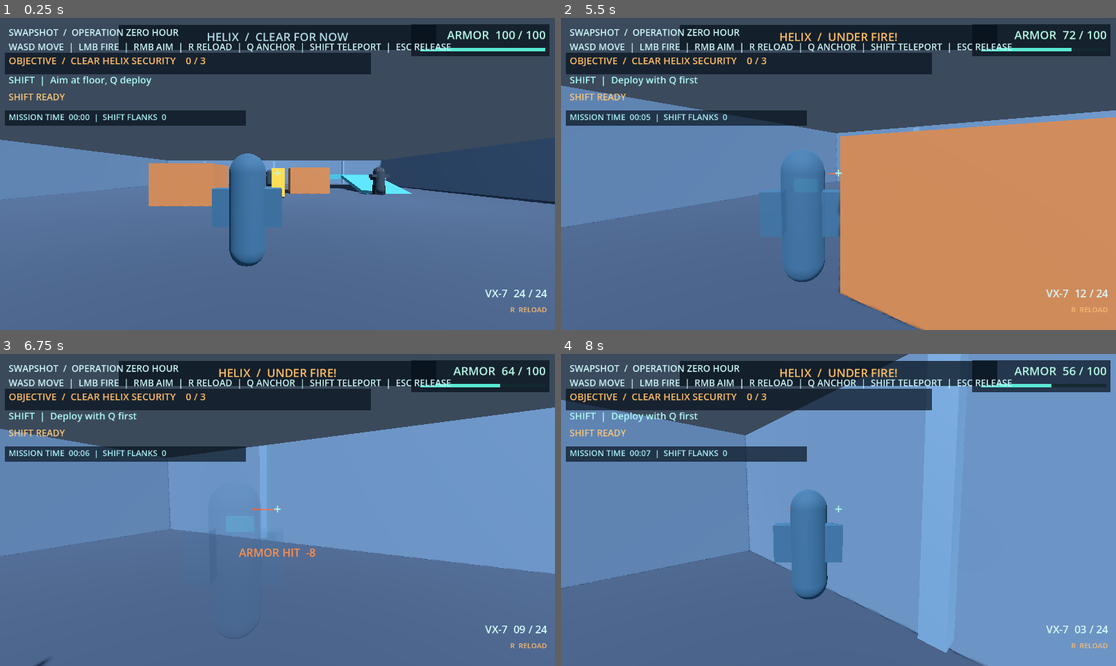
Above: before the commit, frames 1-4 (two rows, left to right).
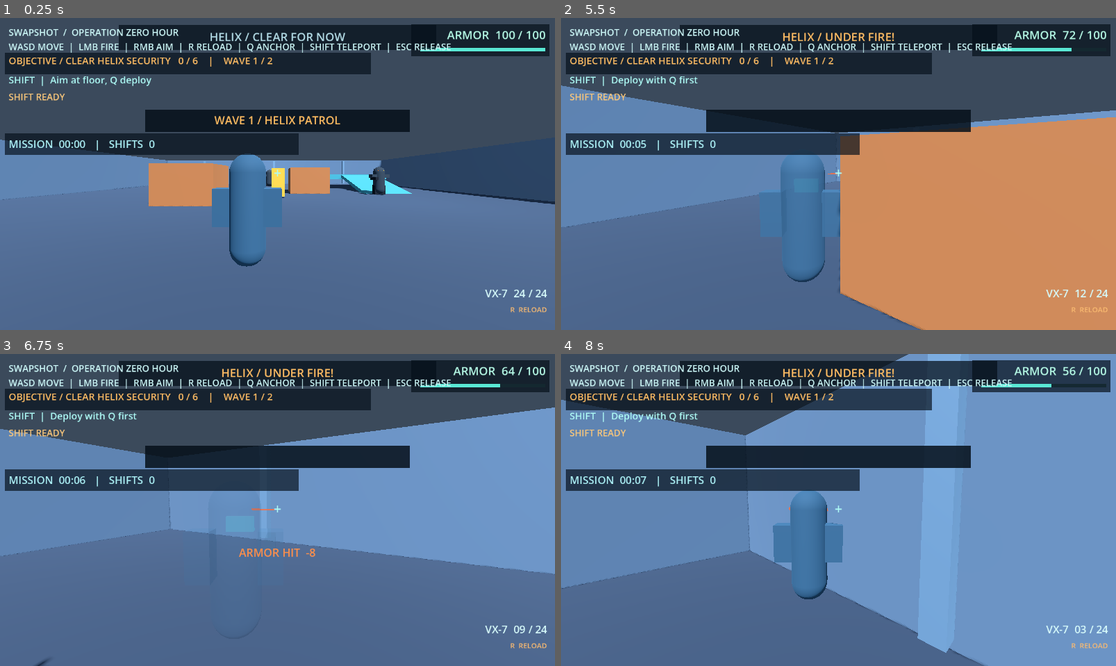
Above: after the commit, the same moments.

Repository: mishraaditya595/swapshot
Game: Godot game, scene res://scenes/main.tscn
Same seed, same stepped clock (60 frames per second), same inputs: the game is played once before the commit and once after it.
Inputs (mouse positions are in pixels of both pictures, inside the frame that each line leads up to):
- Up to frame 1 (0.25 s): no input
- Up to frame 2 (5.5 s): tap Enter at 0.5, 0.8, 1.35, 3.05, 5.3 s; move the mouse to (960, 158) at 0.52 s; press the mouse at (960, 158) at 0.53 s; hold D (move_right) 0.53-1.28 s; move the mouse to (810, 174) at 1.27 s; release the mouse at (810, 174) at 1.28 s; hold W (move_forward) from 1.28 s (still down); click (810, 174) at 1.42 s; tap Keypad Enter at 1.55, 2.1, 3.8 s; move the mouse to (849, 167) at 2.02 s; press the mouse at (849, 167) at 2.03 s; move the mouse to (832, 180) at 2.77 s; release the mouse at (832, 180) at 2.78 s; right-click (832, 180) at 2.85 s; click (832, 180) at 2.92 s; move the mouse to (877, 177) at 3.52 s; hold Q (deploy_anchor) 3.53-4.28 s; click (877, 177) at 3.67 s; move the mouse to (794, 170) at 4.27 s; click (794, 170) at 4.35 s; move the mouse to (844, 174) at 5.02 s; hold Shift (shift_teleport) from 5.03 s (still down); click (844, 174) at 5.17 s
- Up to frame 3 (6.75 s): move the mouse to (255, 503) at 5.77 s; release W (move_forward) at 5.78 s; release Shift (shift_teleport) at 5.78 s; hold D (move_right) 5.78-6.53 s; tap Enter at 5.85 s; click (255, 503) at 5.92 s; tap Keypad Enter at 6.05, 6.6 s; move the mouse to (305, 510) at 6.52 s; press the mouse at (305, 510) at 6.53 s; hold W (move_forward) from 6.53 s (still down)
- Up to frame 4 (8 s): keep holding W (move_forward); move the mouse to (810, 510) at 7.27 s; release the mouse at (810, 510) at 7.28 s; click (810, 510) at 7.35 s; tap Enter at 7.55 s

The runs differ from the first frame. In frame 1, 8.3% of the frame differs, in the area x 0-74%, y 4-44%; in frame 2, 8.6%; in frame 3, 8.7%; in frame 4, 9.1%.

Commit message:
MS-06: add safe telegraphed second-wave response to lengthen firefight

Diff:
--- a/scenes/levels/ms06_firefight.tscn
+++ b/scenes/levels/ms06_firefight.tscn
@@ -24,21 +24,46 @@
 
 [node name="ElapsedBackdrop" type="ColorRect" parent="MissionHUD"]
 offset_left = 10.0
-offset_top = 192.0
-offset_right = 510.0
-offset_bottom = 224.0
+offset_top = 239.0
+offset_right = 620.0
+offset_bottom = 285.0
 mouse_filter = 2
 color = Color(0.02, 0.06, 0.1, 0.68)
 
 [node name="Elapsed" type="Label" parent="MissionHUD"]
 offset_left = 18.0
-offset_top = 193.0
-offset_right = 510.0
-offset_bottom = 226.0
+offset_top = 246.0
+offset_right = 610.0
+offset_bottom = 283.0
 mouse_filter = 2
 theme_override_colors/font_color = Color(0.67, 0.94, 0.96, 1)
-theme_override_font_sizes/font_size = 17
-text = "MISSION TIME  00:00  |  SHIFT FLANKS  0"
+theme_override_font_sizes/font_size = 22
+text = "MISSION  00:00  |  SHIFTS  0"
+
+[node name="WaveBannerBackdrop" type="ColorRect" parent="MissionHUD"]
+anchors_preset = 5
+anchor_left = 0.5
+anchor_right = 0.5
+offset_left = -275.0
+offset_top = 190.0
+offset_right = 275.0
+offset_bottom = 237.0
+mouse_filter = 2
+color = Color(0.02, 0.06, 0.10, 0.85)
+
+[node name="WaveBanner" type="Label" parent="MissionHUD"]
+anchors_preset = 5
+anchor_left = 0.5
+anchor_right = 0.5
+offset_left = -266.0
+offset_top = 196.0
+offset_right = 266.0
+offset_bottom = 235.0
+mouse_filter = 2
+theme_override_colors/font_color = Color(1.0, 0.74, 0.38, 1)
+theme_override_font_sizes/font_size = 23
+horizontal_alignment = 1
+text = "WAVE 1 / HELIX PATROL"
 
 [node name="Outcome" type="CanvasLayer" parent="."]
 layer = 15
@@ -56,49 +81,67 @@
 anchor_top = 0.5
 anchor_right = 0.5
 anchor_bottom = 0.5
-offset_left = -345.0
-offset_top = -158.0
-offset_right = 345.0
-offset_bottom = 158.0
+offset_left = -420.0
+offset_top = -200.0
+offset_right = 420.0
+offset_bottom = 200.0
 color = Color(0.07, 0.13, 0.18, 0.98)
 
 [node name="Kicker" type="Label" parent="Outcome/Card"]
 offset_left = 30.0
 offset_top = 22.0
-offset_right = 660.0
-offset_bottom = 53.0
+offset_right = 810.0
+offset_bottom = 61.0
 mouse_filter = 2
 theme_override_colors/font_color = Color(0.6, 0.8, 0.86, 1)
-theme_override_font_sizes/font_size = 17
+theme_override_font_sizes/font_size = 22
 text = "HELIX FACILITY  /  OPERATION ZERO HOUR"
 horizontal_alignment = 1
 
 [node name="Title" type="Label" parent="Outcome/Card"]
 offset_left = 22.0
-offset_top = 60.0
-offset_right = 668.0
-offset_bottom = 126.0
+offset_top = 70.0
+offset_right = 818.0
+offset_bottom = 145.0
 mouse_filter = 2
 theme_override_colors/font_color = Color(0.4, 1, 0.9, 1)
-theme_override_font_sizes/font_size = 42
+theme_override_font_sizes/font_size = 48
 text = "SECTOR SECURED"
 horizontal_alignment = 1
 
 [node name="Details" type="Label" parent="Outcome/Card"]
 offset_left = 24.0
-offset_top = 139.0
-offset_right = 666.0
-offset_bottom = 250.0
+offset_top = 159.0
+offset_right = 816.0
+offset_bottom = 312.0
 mouse_filter = 2
 theme_override_colors/font_color = Color(0.88, 0.94, 0.96, 1)
-theme_override_font_sizes/font_size = 19
-text = "GUARDS NEUTRALIZED  3 / 3"
+theme_override_font_sizes/font_size = 25
+text = "GUARDS NEUTRALIZED  6 / 6"
 horizontal_alignment = 1
 
 [node name="ReplayButton" type="Button" parent="Outcome/Card"]
-offset_left = 174.0
-offset_top = 259.0
-offset_right = 516.0
-offset_bottom = 300.0
-theme_override_font_sizes/font_size = 20
+offset_left = 218.0
+offset_top = 323.0
+offset_right = 622.0
+offset_bottom = 378.0
+theme_override_font_sizes/font_size = 25
 text = "REPLAY ENCOUNTER  [ENTER]"
+
+[node name="ReinforcementWest" parent="." instance=ExtResource("2_trooper")]
+position = Vector3(-11.2, 1.03, -10.8)
+max_health = 120.0
+shot_damage = 9.0
+fire_interval_seconds = 1.60
+
+[node name="ReinforcementNorth" parent="." instance=ExtResource("2_trooper")]
+position = Vector3(0.0, 1.03, -12.8)
+max_health = 120.0
+shot_damage = 9.0
+fire_interval_seconds = 1.60
+
+[node name="ReinforcementHigh" parent="." instance=ExtResource("2_trooper")]
+position = Vector3(10.8, 2.48, -11.0)
+max_health = 120.0
+shot_damage = 9.0
+fire_interval_seconds = 1.60
--- a/scripts/ms06_mission.gd
+++ b/scripts/ms06_mission.gd
@@ -1,18 +1,33 @@
 extends Node3D
-## MS-06 encounter authority: objective, result, and whole-scene replay.
+## One encounter authority. Reserve guards are collision-free until safe activation.
 
 signal phase_changed(next_phase: int)
+signal wave_started(wave_number: int)
 
 enum Phase { ACTIVE, VICTORY, DEFEAT, RESTARTING }
 
 const WARNING: Color = Color(1.0, 0.74, 0.39)
 const CYAN: Color = Color(0.40, 1.0, 0.90)
+const REINFORCEMENT_DELAY: float = 4.0
+const MIN_SPAWN_DISTANCE: float = 4.0
+# Positions share the existing arena's floor/landing. Fallbacks avoid a player
+# standing at a primary entry point; a clearance query also checks cover.
+const SPAWN_SITES: Array[Vector3] = [
+    Vector3(-11.2, 1.03, -10.8),
+    Vector3(0.0, 1.03, -12.8),
+    Vector3(10.8, 2.48, -11.0),
+    Vector3(-11.6, 1.03, 8.3),
+    Vector3(11.6, 1.03, 8.4),
+    Vector3(-11.6, 1.03, -0.8),
+    Vector3(11.7, 1.03, 0.5),
+    Vector3(0.0, 1.03, 13.0)
+]
 
 @onready var player: CharacterBody3D = $Firefight/Arena/Player
 @onready var ability: Node = $Firefight/Arena/Player/ShiftAbility
-@onready var weapon: Node = $Firefight/Arena/Player/VisualRoot/WeaponPivot/VX7
 @onready var combat_hud: Node = $Firefight/Arena/Player/CombatHUD
 @onready var objective: Label = $Firefight/EncounterHUD/HelixHint
+@onready var wave_banner: Label = $MissionHUD/WaveBanner
 @onready var elapsed_label: Label = $MissionHUD/Elapsed
 @onready var outcome: CanvasLayer = $Outcome
 @onready var outcome_title: Label = $Outcome/Card/Title
@@ -20,14 +35,19 @@
 @onready var replay_button: Button = $Outcome/Card/ReplayButton
 
 var phase: Phase = Phase.ACTIVE
+var current_wave: int = 1
 var elapsed_seconds: float = 0.0
 var shift_count: int = 0
+var reinforcements_inbound: bool = false
+var reinforcement_remaining: float = 0.0
+var _banner_remaining: float = 0.0
 var _guards: Array[Node] = []
+var _initial_guards: Array[Node] = []
+var _reserve_guards: Array[Node] = []
 
 
 func _ready() -> void:
-    # The previous encounter still exists for MS-05 regression tests.
-    # This scene alone owns objective changes and keyboard replay.
+    # The MS-05 scene is still independent for existing regression tests.
     player.managed_restart = true
     combat_hud.call("set_mission_managed", true)
     $Firefight/Arena/Instructions/ControlHints.text = (
@@ -40,29 +60,132 @@
         NodePath("UpperGuard")
     ]:
         var guard: Node = get_node(path)
-        _guards.append(guard)
-        guard.connect("destroyed", _on_guard_destroyed.bind(guard))
-        guard.connect("state_changed", _on_guard_state_changed)
-        guard.connect("windup_started", _on_guard_windup)
-        guard.connect("echo_distracted", _on_guard_echo)
-        guard.connect("echo_released", _refresh_threat)
+        _initial_guards.append(guard)
+        _register_guard(guard)
+    for path: NodePath in [
+        NodePath("ReinforcementWest"),
+        NodePath("ReinforcementNorth"),
+        NodePath("ReinforcementHigh")
+    ]:
+        var guard: Node = get_node(path)
+        _reserve_guards.append(guard)
+        _register_guard(guard)
+        guard.call("set_combat_enabled", false)
     player.died.connect(_on_player_died)
     ability.connect("shifted", _on_shifted)
     replay_button.pressed.connect(request_replay)
     outcome.visible = false
+    _show_banner("WAVE 1 / HELIX PATROL", 3.0)
     _update_objective()
     _refresh_threat()
     _update_time()
 
 
+func _register_guard(guard: Node) -> void:
+    _guards.append(guard)
+    guard.connect("destroyed", _on_guard_destroyed.bind(guard))
+    guard.connect("state_changed", _on_guard_state_changed)
+    guard.connect("windup_started", _on_guard_windup)
+    guard.connect("echo_distracted", _on_guard_echo)
+    guard.connect("echo_released", _refresh_threat)
+
+
 func _process(delta: float) -> void:
-    if phase == Phase.ACTIVE:
-        elapsed_seconds += delta
-        _update_time()
+    if phase != Phase.ACTIVE:
+        return
+    elapsed_seconds += delta
+    _update_time()
+    if _banner_remaining > 0.0 and not reinforcements_inbound:
+        _banner_remaining = maxf(0.0, _banner_remaining - delta)
+        if _banner_remaining <= 0.0:
+            wave_banner.visible = false
+
+
+func _physics_process(delta: float) -> void:
+    _advance_waves(delta)
+
+
+# Callable with physics delta for deterministic tests and pause regression.
+func _advance_waves(delta: float) -> void:
+    if phase != Phase.ACTIVE or not reinforcements_inbound or delta <= 0.0 or get_tree().paused:
+        return
+    reinforcement_remaining = maxf(0.0, reinforcement_remaining - delta)
+    if reinforcement_remaining > 0.0:
+        wave_banner.text = "REINFORCEMENTS INBOUND  /  %d s" % int(ceilf(reinforcement_remaining))
+        return
+    if _activate_reinforcements():
+        reinforcements_inbound = false
+        current_wave = 2
+        wave_started.emit(current_wave)
+        _show_banner("WAVE 2 / HELIX RESPONSE TEAM", 4.0)
+        _update_objective()
+        _refresh_threat()
+    else:
+        # Every guard must have a clear floor and capsule. If the player
+        # occupies an entry point, retry next physics tick, never spawn on top.
+        wave_banner.text = "REINFORCEMENTS / ENTRY ZONE BLOCKED"
+
+
+func _show_banner(message: String, seconds: float) -> void:
+    wave_banner.text = message
+    wave_banner.visible = true
+    _banner_remaining = seconds
+
+
+func _activate_reinforcements() -> bool:
+    var positions: Array[Vector3] = []
+    for index in range(_reserve_guards.size()):
+        var spawn: Vector3 = _find_spawn(_reserve_guards[index] as StaticBody3D, index, positions)
+        if not spawn.is_finite():
+            return false
+        positions.append(spawn)
+    for index in range(_reserve_guards.size()):
+        var guard: StaticBody3D = _reserve_guards[index] as StaticBody3D
+        guard.global_position = positions[index]
+        guard.reset_physics_interpolation()
+        guard.call("set_combat_enabled", true)
+    return true
+
+
+func _find_spawn(guard: StaticBody3D, slot: int, chosen: Array[Vector3]) -> Vector3:
+    var collision: CollisionShape3D = guard.get_node("CollisionShape3D") as CollisionShape3D
+    var space: PhysicsDirectSpaceState3D = get_world_3d().direct_space_state
+    for attempt in range(SPAWN_SITES.size()):
+        var point: Vector3 = SPAWN_SITES[(slot + attempt) % SPAWN_SITES.size()]
+        if point.distance_to(player.global_position) < MIN_SPAWN_DISTANCE:
+            continue
+        if bool(ability.get("anchor_active")) and point.distance_to(
+            ability.get("anchor_point") as Vector3
+        ) < 2.5:
+            continue
+        var near_existing: bool = false
+        for already: Vector3 in chosen:
+            if already.distance_to(point) < 2.0:
+                near_existing = true
+                break
+        if near_existing:
+            continue
+        var overlap := PhysicsShapeQueryParameters3D.new()
+        overlap.shape = collision.shape
+        overlap.transform = Transform3D(Basis.IDENTITY, point)
+        overlap.collision_mask = 3 # Arena and player, never through either.
+        overlap.exclude = [guard.get_rid()]
+        if not space.intersect_shape(overlap, 8).is_empty():
+            continue
+        var support_query := PhysicsRayQueryParameters3D.create(
+            point + Vector3.UP * 0.2, point - Vector3.UP * 1.5, 1, [guard.get_rid()]
+        )
+        var support: Dictionary = space.intersect_ray(support_query)
+        if support.is_empty() or (support["normal"] as Vector3).dot(Vector3.UP) < 0.87:
+            continue
+        if absf(float((support["position"] as Vector3).y) - (point.y - 1.03)) > 0.27:
+            continue
+        return point
+    return Vector3.INF
 
 
 func _update_time() -> void:
-    elapsed_label.text = "MISSION TIME  " + _format_time() + "  |  SHIFT FLANKS  %d" % shift_count
+    elapsed_label.text = "MISSION  " + _format_time() + "   |   SHIFTS  %d" % shift_count
 
 
 func _format_time() -> String:
@@ -77,9 +200,19 @@
     return remaining
 
 
+func _initial_remaining() -> int:
+    var remaining: int = 0
+    for guard: Node in _initial_guards:
+        if is_instance_valid(guard) and int(guard.get("state")) != 3:
+            remaining += 1
+    return remaining
+
+
 func _update_objective() -> void:
-    var cleared: int = _guards.size() - _remaining_guards()
-    objective.text = "OBJECTIVE  /  CLEAR HELIX SECURITY    %d / %d" % [cleared, _guards.size()]
+    objective.text = (
+        "OBJECTIVE / CLEAR HELIX SECURITY   %d / %d    |    WAVE %d / 2"
+        % [_guards.size() - _remaining_guards(), _guards.size(), current_wave]
+    )
     objective.add_theme_color_override("font_color", WARNING)
 
 
@@ -95,6 +228,11 @@
     _update_objective()
     if _remaining_guards() == 0 and bool(player.get("is_alive")):
         _finish(Phase.VICTORY)
+    elif current_wave == 1 and not reinforcements_inbound and _initial_remaining() == 0:
+        reinforcements_inbound = true
+        reinforcement_remaining = REINFORCEMENT_DELAY
+        _show_banner("REINFORCEMENTS INBOUND / 4 s", REINFORCEMENT_DELAY)
+        _refresh_threat()
     else:
         _refresh_threat()
 
@@ -105,16 +243,19 @@
 
 func _on_guard_windup() -> void:
     if phase == Phase.ACTIVE:
-        combat_hud.call("set_encounter_threat", "HELIX  /  INCOMING SHOT!", Color(1.0, 0.46, 0.25))
+        combat_hud.call("set_encounter_threat", "HELIX / SHOT INCOMING!", Color(1.0, 0.46, 0.25))
 
 
 func _on_guard_echo(_at: Vector3) -> void:
     if phase == Phase.ACTIVE:
-        combat_hud.call("set_encounter_threat", "HELIX  /  ECHO DISTRACTION", CYAN)
+        combat_hud.call("set_encounter_threat", "HELIX / ECHO DISTRACTION", CYAN)
 
 
 func _refresh_threat() -> void:
     if phase != Phase.ACTIVE:
+        return
+    if reinforcements_inbound:
+        combat_hud.call("set_encounter_threat", "HELIX / RESPONSE INBOUND", WARNING)
         return
     var attacking: bool = false
     var alerted: bool = false
@@ -122,6 +263,8 @@
     var distracted: bool = false
     for guard: Node in _guards:
         if not is_instance_valid(guard) or int(guard.get("state")) == 3:
+            continue
+        if not bool(guard.get("combat_enabled")):
             continue
         if guard.get("_echo") != null:
             distracted = true
@@ -130,15 +273,15 @@
             1: alerted = true
             4: searching = true
     if attacking:
-        combat_hud.call("set_encounter_threat", "HELIX  /  UNDER FIRE!", WARNING)
+        combat_hud.call("set_encounter_threat", "HELIX / UNDER FIRE!", WARNING)
     elif distracted:
-        combat_hud.call("set_encounter_threat", "HELIX  /  ECHO DISTRACTION", CYAN)
+        combat_hud.call("set_encounter_threat", "HELIX / ECHO DISTRACTION", CYAN)
     elif alerted:
-        combat_hud.call("set_encounter_threat", "HELIX  /  CONTACT", WARNING)
+        combat_hud.call("set_encounter_threat", "HELIX / CONTACT", WARNING)
     elif searching:
-        combat_hud.call("set_encounter_threat", "HELIX  /  SEARCHING", WARNING)
+        combat_hud.call("set_encounter_threat", "HELIX / SEARCHING", WARNING)
     else:
-        combat_hud.call("set_encounter_threat", "HELIX  /  CLEAR FOR NOW", Color(0.70, 0.86, 0.90))
+        combat_hud.call("set_encounter_threat", "HELIX / CLEAR FOR NOW", Color(0.70, 0.86, 0.90))
 
 
 func _on_player_died() -> void:
@@ -150,27 +293,30 @@
     if phase != Phase.ACTIVE:
         return
     phase = result
+    reinforcements_inbound = false
+    reinforcement_remaining = 0.0
+    wave_banner.visible = false
     phase_changed.emit(int(phase))
     player.set_combat_enabled(false)
     Input.mouse_mode = Input.MOUSE_MODE_VISIBLE
     outcome.visible = true
     if result == Phase.VICTORY:
-        objective.text = "MISSION COMPLETE  /  HELIX SECURITY NEUTRALIZED"
+        objective.text = "MISSION COMPLETE / HELIX SECURITY NEUTRALIZED"
         objective.add_theme_color_override("font_color", CYAN)
         outcome_title.text = "SECTOR SECURED"
         outcome_title.add_theme_color_override("font_color", CYAN)
-        combat_hud.call("set_encounter_threat", "HELIX  /  ALL HOSTILES DOWN", CYAN)
+        combat_hud.call("set_encounter_threat", "HELIX / ALL HOSTILES DOWN", CYAN)
     else:
-        objective.text = "MISSION FAILED  /  OPERATIVE DOWN"
+        objective.text = "MISSION FAILED / OPERATIVE DOWN"
         objective.add_theme_color_override("font_color", Color(1.0, 0.46, 0.31))
         outcome_title.text = "OPERATIVE DOWN"
         outcome_title.add_theme_color_override("font_color", Color(1.0, 0.46, 0.31))
-        combat_hud.call("set_encounter_threat", "HELIX  /  RETRY AVAILABLE", WARNING)
+        combat_hud.call("set_encounter_threat", "HELIX / RETRY AVAILABLE", WARNING)
     outcome_details.text = (
-        "GUARDS NEUTRALIZED  %d / %d\nTIME  %s    |    SHIFTS  %d\n\nPRESS ENTER OR CLICK BELOW TO REPLAY"
+        "GUARDS NEUTRALIZED  %d / %d\nTIME  %s   |   SHIFTS  %d\n\nPRESS ENTER OR CLICK BELOW TO REPLAY"
         % [_guards.size() - _remaining_guards(), _guards.size(), _format_time(), shift_count]
     )
-    replay_button.text = "REPLAY ENCOUNTER  [ENTER]"
+    replay_button.text = "REPLAY ENCOUNTER [ENTER]"
 
 
 func _unhandled_input(event: InputEvent) -> void:
@@ -189,5 +335,5 @@
     phase_changed.emit(int(phase))
     replay_button.disabled = true
     Input.mouse_mode = Input.MOUSE_MODE_VISIBLE
-    # Reload the complete encounter so no guard, weapon, echo, or timer survives.
+    # Reload the whole encounter; no guard, echo or timer survives.
     get_tree().call_deferred("reload_current_scene")
--- a/scripts/security_trooper.gd
+++ b/scripts/security_trooper.gd
@@ -39,6 +39,7 @@
 
 var state: State = State.IDLE
 var health: float = 100.0
+var combat_enabled: bool = true
 var player: CharacterBody3D = null
 var _shift_ability: Node = null
 var _echo: Node3D = null
@@ -133,13 +134,31 @@
     _disconnect_shift()
 
 
+func set_combat_enabled(enabled: bool) -> void:
+    if state == State.DEAD:
+        return
+    combat_enabled = enabled
+    visible = enabled
+    collision_layer = 1 if enabled else 0
+    collision_mask = 1 if enabled else 0
+    set_physics_process(enabled)
+    if not enabled:
+        _cancel_windup()
+        muzzle_flash.visible = false
+        alert_lamp.visible = false
+        distraction_beacon.visible = false
+        lock_cue.stop()
+        shot_cue.stop()
+        _clear_echo()
+
+
 func _physics_process(delta: float) -> void:
     advance_ai(delta)
 
 
 # Physics-time progression is callable by headless tests without wall-clock sleeps.
 func advance_ai(delta: float) -> void:
-    if delta <= 0.0 or state == State.DEAD or get_tree().paused:
+    if delta <= 0.0 or state == State.DEAD or not combat_enabled or get_tree().paused:
         return
     _cooldown_remaining = maxf(0.0, _cooldown_remaining - delta)
     _flash_remaining = maxf(0.0, _flash_remaining - delta)
@@ -287,7 +306,7 @@
 
 
 func _fire() -> void:
-    if state != State.ATTACK or not _player_is_alive():
+    if not combat_enabled or state != State.ATTACK or not _player_is_alive():
         return
     var point: Vector3 = _player_aim_point()
     if muzzle.global_position.distance_to(point) > attack_range:
@@ -309,7 +328,7 @@
 
 
 func _on_echo_spawned(ghost: Node3D, at: Vector3) -> void:
-    if state == State.DEAD or not is_instance_valid(ghost):
+    if not combat_enabled or state == State.DEAD or not is_instance_valid(ghost):
         return
     if eye.global_position.distance_to(at + Vector3.UP * 0.3) > echo_notice_range:
         return
@@ -340,7 +359,7 @@
 
 
 func apply_damage(amount: float) -> void:
-    if state == State.DEAD or amount <= 0.0:
+    if not combat_enabled or state == State.DEAD or amount <= 0.0:
         return
     health = maxf(0.0, health - amount)
     damaged.emit(health)
